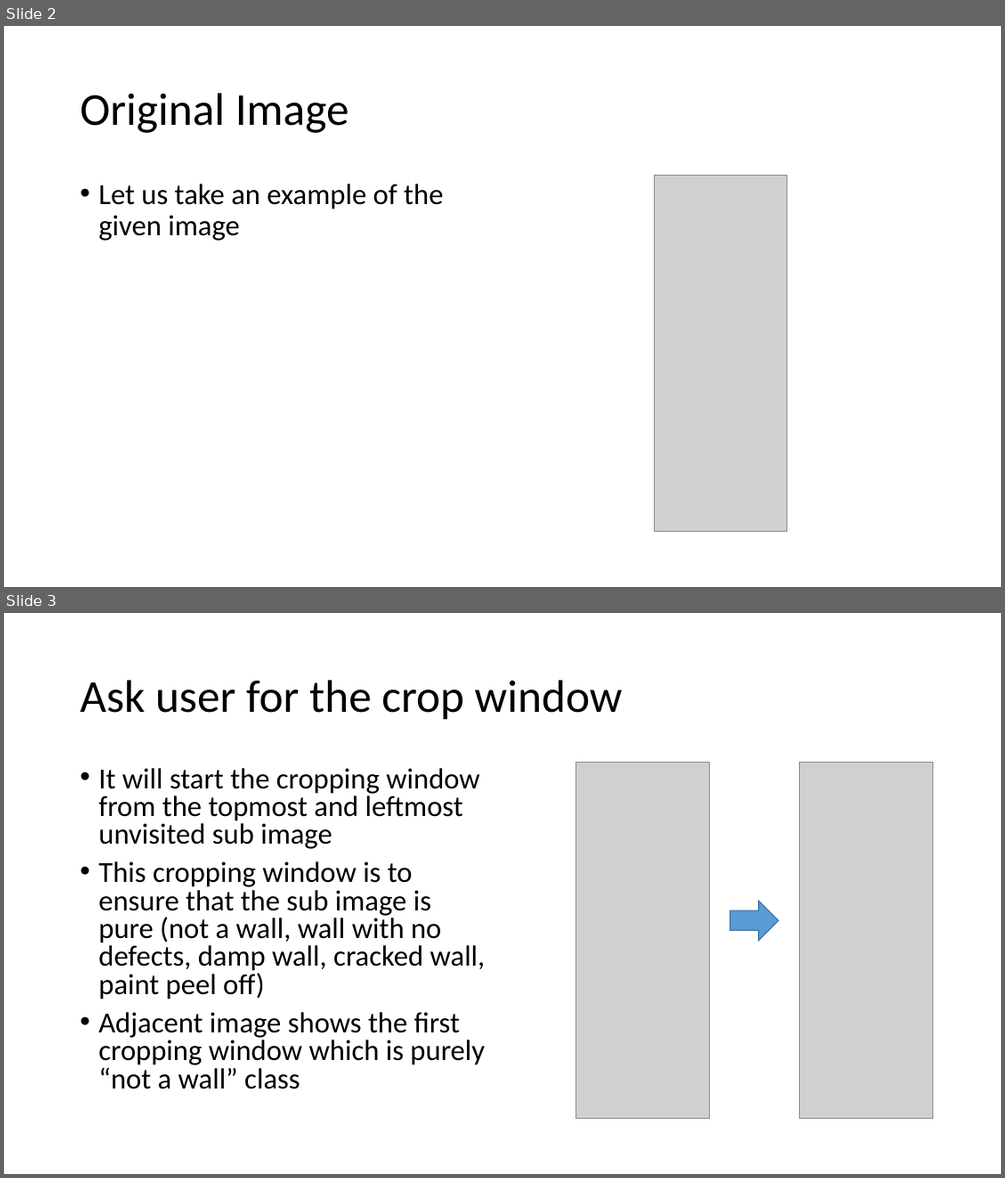
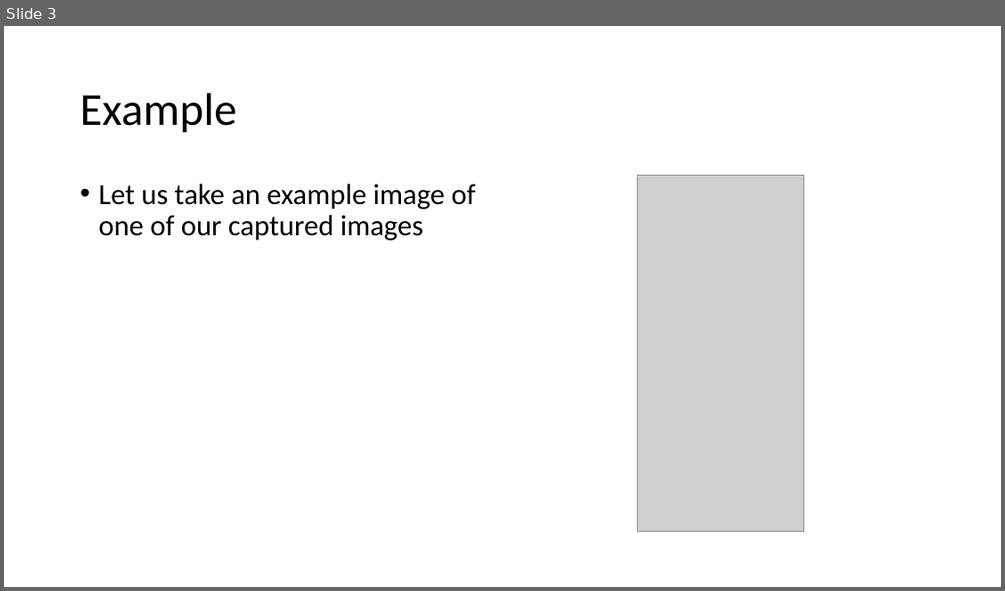
Before and after one commit to AdityaShenoy/Drones_For_Structural_Audit, a slide deck: ppt/Dataset Preprocessing Steps.pptx. Shown one above the other, each under a label of ours: slides 2 and 3 before the commit, slide 3 after it. The pictures are 1005x1178 and 1005x591 pixels, drawn with LibreOffice and Linux fonts; fonts in the diff are those of the drawing; grey boxes stand for pictures. Boxes give left, top, right and bottom in pixels: in the first picture for what was removed or moved away, otherwise in the second. Text is boxed around its words. In the diff, an @@ line names an element or a change of style, - is before the commit and + after.

```diff
--- a/ppt/Dataset Preprocessing Steps.pptx
+++ b/ppt/Dataset Preprocessing Steps.pptx
@@ slide 3 removed at (4,613,1001,1174), background #FFFFFF @@
@@ title removed at (80,680,623,720) @@
-Ask user for the crop window
@@ text removed at (98,768,485,1089) @@
-• It will start the cropping window from the topmost and leftmost unvisited sub image
-• This cropping window is to ensure that the sub image is pure (not a wall, wall with no defects, damp wall, cracked wall, paint peel off)
-• Adjacent image shows the first cropping window which is purely “not a wall” class
@@ picture removed at (576,763,709,1119) @@
@@ picture removed at (799,763,932,1119) @@
@@ right arrow removed at (730,900,778,941) @@
@@ what was slide 2 is now slide 3 @@
@@ slide 3 changed as well @@
@@ title at (80,93,236,133): text changed @@
-Original Image
+Example
@@ text at (98,184,476,240): text changed @@
-• Let us take an example of the given image
+• Let us take an example image of one of our captured images
@@ picture: place and size @@
-picture at (654,176,787,532)
+picture at (638,176,804,532)
```
Also in this commit, not shown: 3 other slides changed, 6 slides added, 4 other slides removed, 2 other files.
